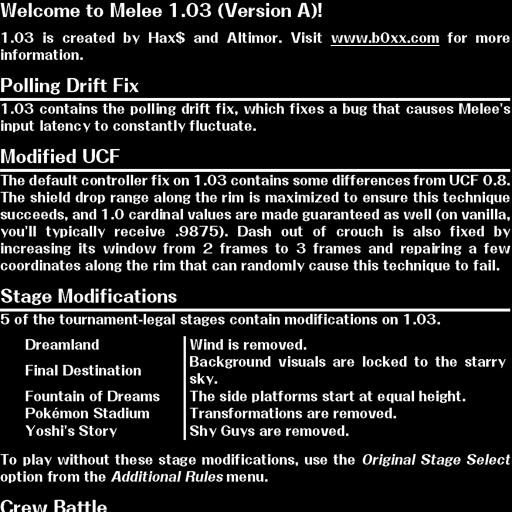
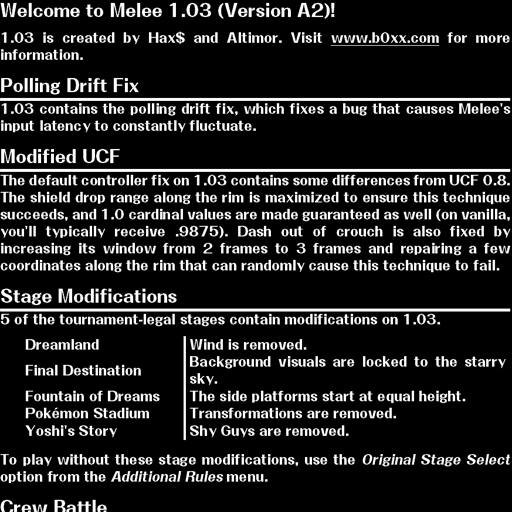
Revision of a layered 512px x 512px image; what changed, layer by layer:
removed layer "Layer 4" over [310, 2, 440, 46]
renamed "Layer 3" to "Layer 0", painted on it over [310, 2, 440, 46]
added layer "Layer 1" over [310, 2, 440, 46]
